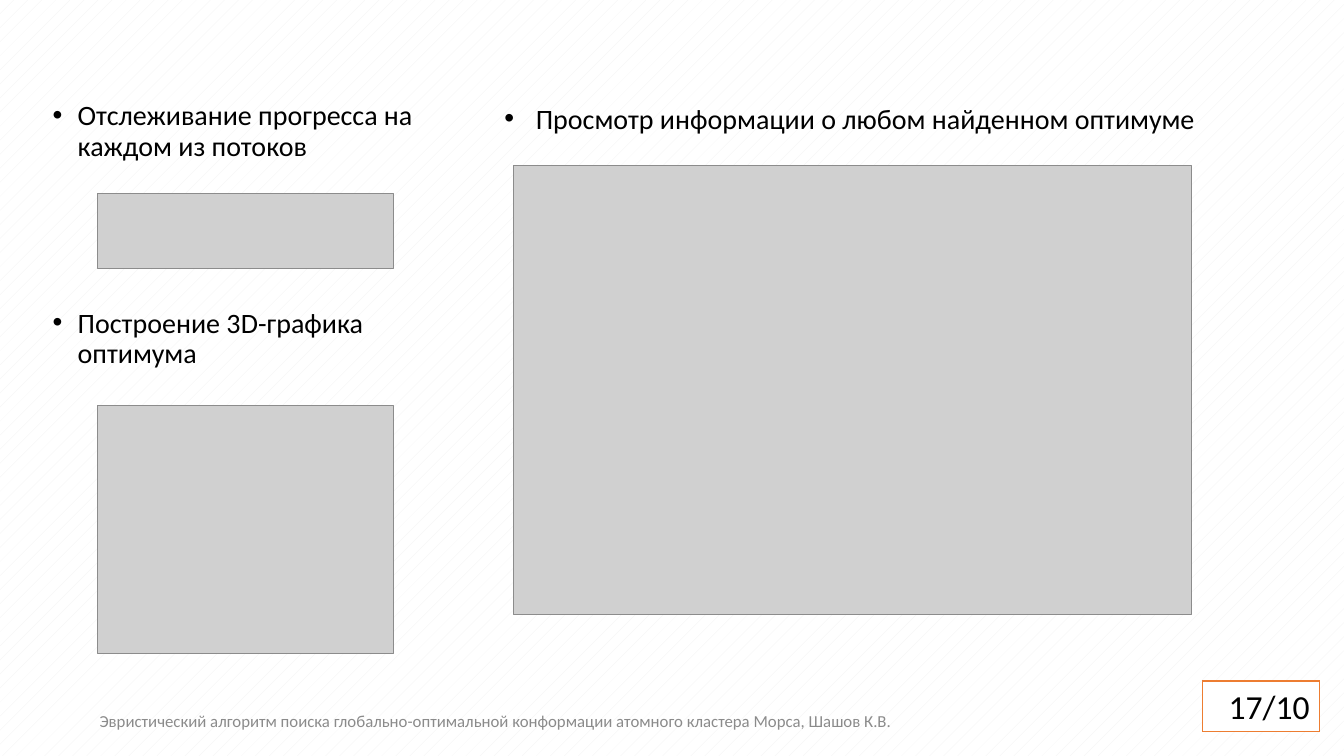
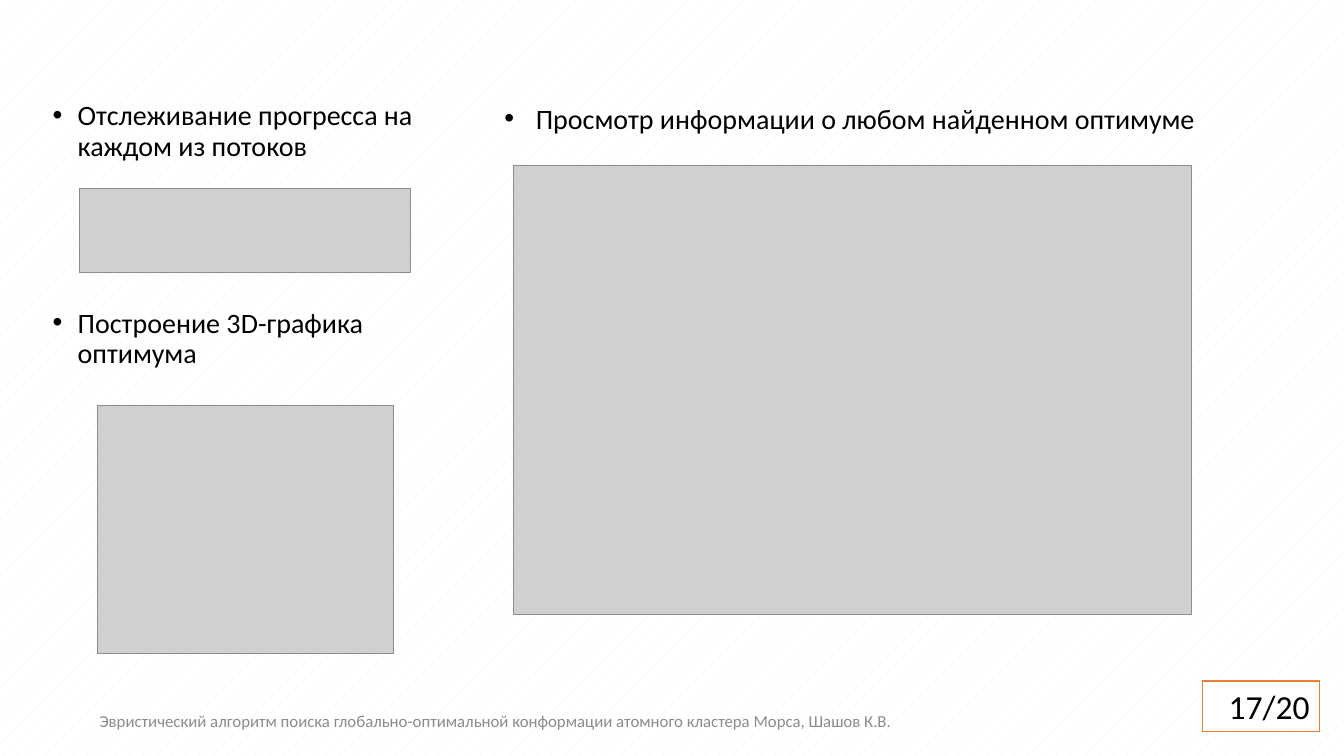
Before and after one commit to kshashov/morse-cluster, a slide deck: slide 17 of docs/6224М Шашов.pptx. Drawn at 1344x756 pixels with LibreOffice and Linux fonts; fonts in the diff are those of the drawing; grey boxes stand for pictures. Boxes give left, top, right and bottom in pixels: in the first picture for what was removed or moved away, otherwise in the second. Text is boxed around its words. In the diff, an @@ line names an element or a change of style, - is before the commit and + after.

```diff
--- a/docs/6224М Шашов.pptx
+++ b/docs/6224М Шашов.pptx
@@ picture: place and size @@
-picture at <box>97,194,393,268</box>
+picture at <box>80,189,410,272</box>
@@ page number at <box>1229,695,1310,721</box>: text changed @@
-17/10
+17/20
```
Also in this commit, not shown: 10 other slides changed, 1 slide removed, 3 other files.
